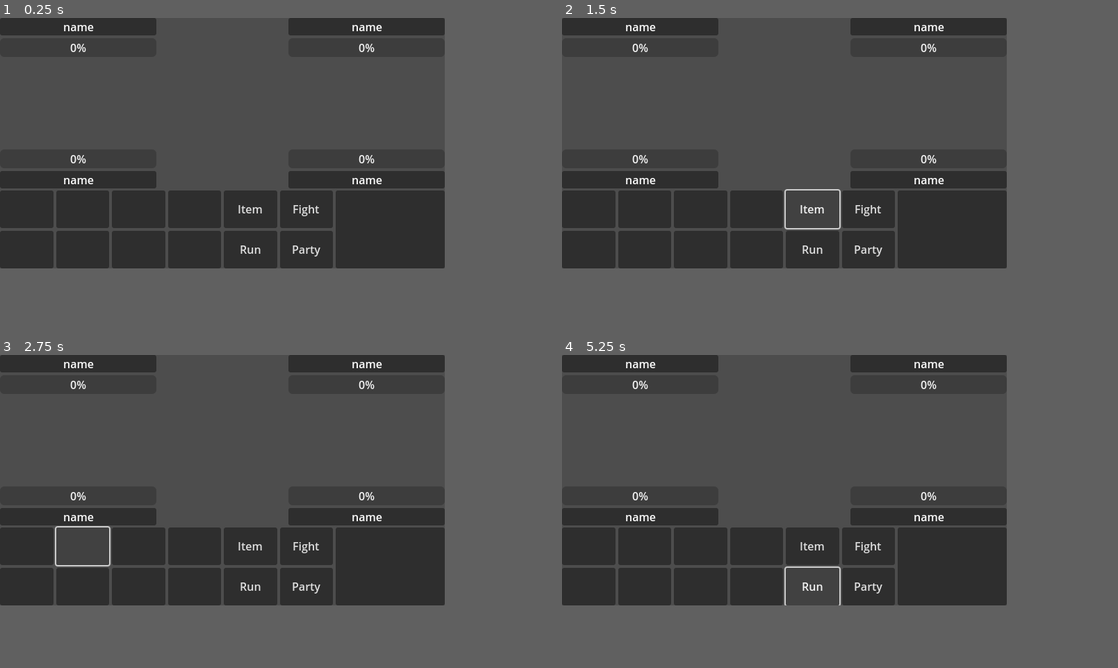
Above: before the commit, frames 1-4 (two rows, left to right).
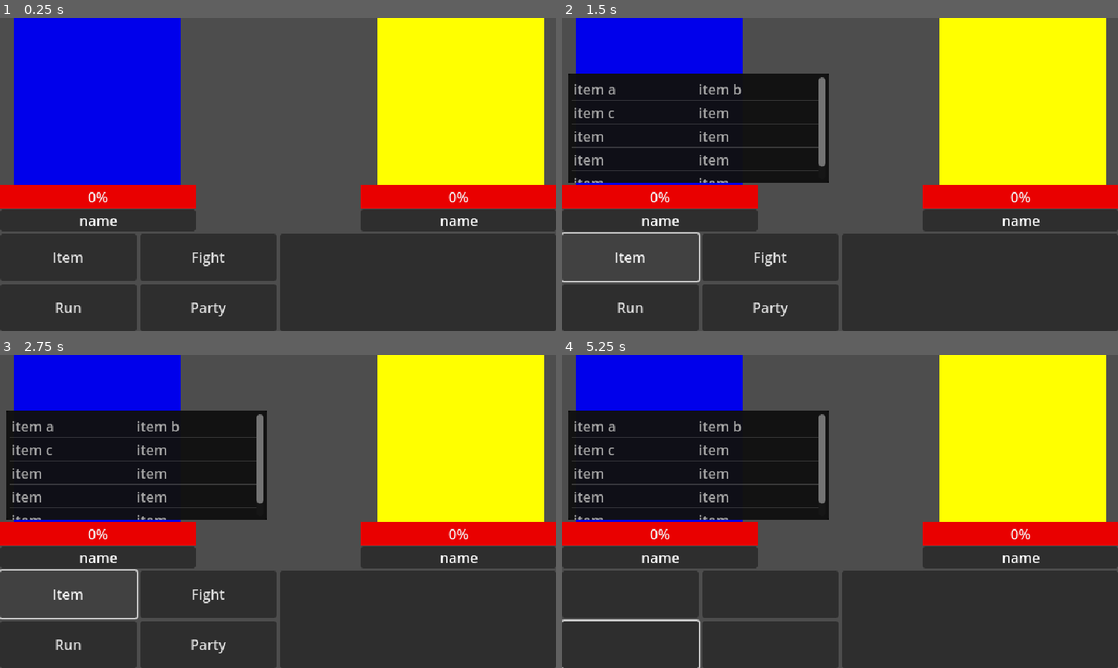
Above: after the commit, the same moments.

Repository: jevonsp/monstertamer_v0.1
Game: Godot game, scene res://scenes/battle_scene.tscn
The game is run twice, just before and just after one commit, with the same random seed, the same clock (stepped at 60 frames per second) and the same inputs. The project has no main scene, so this scene is started directly.
Inputs (mouse positions are in pixels of both pictures, inside the frame that each line leads up to):
- Up to frame 1 (0.25 s): no input
- Up to frame 2 (1.5 s): click (589, 208) at 0.52 s; click "Item" at 1.25 s
- Up to frame 3 (2.75 s): click (83, 545) at 2.02 s
- Up to frame 4 (5.25 s): click "Fight" at 2.75 s; click (589, 586) at 3.52 s; click (645, 586) at 4.27 s; click (812, 586) at 5 s, where only the run before the commit has a clickable "Run"
In our replay, the window is 640x360 before the commit and 800x450 after it. These sizes can differ from the game's own. Grey fills any space a smaller window leaves; there, only what the larger window draws over its background counts as a difference.

The runs differ from the first frame. In frame 1, 47% of the frame differs, in the area x 0-100%, y 0-100%; in frame 2, 51%; in frame 3, 52%; in frame 4, 52%.

Commit message:
basic battle scene

Diff:
--- a/project.godot
+++ b/project.godot
@@ -18,37 +18,46 @@
 
 window/size/viewport_width=640
 window/size/viewport_height=360
+window/size/window_width_override=1280
+window/size/window_height_override=720
+window/stretch/mode="viewport"
 
 [input]
 
 up={
 "deadzone": 0.2,
 "events": [Object(InputEventKey,"resource_local_to_scene":false,"resource_name":"","device":-1,"window_id":0,"alt_press …(192 unchanged characters)…
+, Object(InputEventJoypadButton,"resource_local_to_scene":false,"resource_name":"","device":-1,"button_index":11,"pressure":0.0,"pressed":true,"script":null)
 ]
 }
 down={
 "deadzone": 0.2,
 "events": [Object(InputEventKey,"resource_local_to_scene":false,"resource_name":"","device":-1,"window_id":0,"alt_press …(192 unchanged characters)…
+, Object(InputEventJoypadButton,"resource_local_to_scene":false,"resource_name":"","device":-1,"button_index":12,"pressure":0.0,"pressed":true,"script":null)
 ]
 }
 left={
 "deadzone": 0.2,
 "events": [Object(InputEventKey,"resource_local_to_scene":false,"resource_name":"","device":-1,"window_id":0,"alt_press …(191 unchanged characters)…
+, Object(InputEventJoypadButton,"resource_local_to_scene":false,"resource_name":"","device":-1,"button_index":13,"pressure":0.0,"pressed":true,"script":null)
 ]
 }
 right={
 "deadzone": 0.2,
 "events": [Object(InputEventKey,"resource_local_to_scene":false,"resource_name":"","device":-1,"window_id":0,"alt_press …(192 unchanged characters)…
+, Object(InputEventJoypadButton,"resource_local_to_scene":false,"resource_name":"","device":-1,"button_index":14,"pressure":0.0,"pressed":true,"script":null)
 ]
 }
 yes={
 "deadzone": 0.2,
 "events": [Object(InputEventKey,"resource_local_to_scene":false,"resource_name":"","device":-1,"window_id":0,"alt_press …(191 unchanged characters)…
+, Object(InputEventJoypadButton,"resource_local_to_scene":false,"resource_name":"","device":-1,"button_index":0,"pressure":0.0,"pressed":true,"script":null)
 ]
 }
 no={
 "deadzone": 0.2,
 "events": [Object(InputEventKey,"resource_local_to_scene":false,"resource_name":"","device":-1,"window_id":0,"alt_press …(195 unchanged characters)…
+, Object(InputEventJoypadButton,"resource_local_to_scene":false,"resource_name":"","device":-1,"button_index":1,"pressure":0.0,"pressed":true,"script":null)
 ]
 }
 
--- a/scenes/battle_scene.gd
+++ b/scenes/battle_scene.gd
@@ -1 +1,52 @@
 extends Node2D
+
+# later use signal from encounter zone to flip these, clean them up at the end
+@export var is_trainer : bool = false
+@export var is_double : bool = false
+@export var camera : Camera2D
+
+var items_open : bool = false
+
+func _physics_process(delta: float) -> void:
+	if items_open and Input.is_action_just_pressed("no"):
+		%Items.visible = false
+
+func _ready() -> void:
+	setup_battle()
+
+func setup_battle():
+	show_ui()
+
+func end_battle():
+	is_trainer = false
+	is_double  = false
+
+func show_ui():
+	camera.enabled = true
+	self.visible = true
+	%Moves1.visible = false
+	%Moves2.visible = false
+	# if its a singble battle
+	if !is_double:
+		%TopNames.visible = false
+		%TopBars.visible = false
+		%DoubleBattle.visible = false
+		%SingleBattle.visible = true
+	# if its a double battle
+	if is_double:
+		%TopNames.visible = true
+		%TopBars.visible = true
+		%DoubleBattle.visible = true
+		%SingleBattle.visible = false
+
+func hide_ui():
+	self.visible = false
+	camera.enabled = false
+
+func _on_fight_pressed() -> void:
+	%Options.visible = false
+	%Moves1.visible = true
+
+func _on_item_pressed() -> void:
+	%Items.visible = true
+	items_open = true
--- a/scenes/battle_scene.tscn
+++ b/scenes/battle_scene.tscn
@@ -1,9 +1,19 @@
-[gd_scene load_steps=2 format=3 uid="uid://ndt4j3nllqqc"]
+[gd_scene load_steps=5 format=3 uid="uid://ndt4j3nllqqc"]
 
 [ext_resource type="Script" uid="uid://cc32que4wdhhd" path="res://scenes/battle_scene.gd" id="1_idkgt"]
 
-[node name="BattleScene" type="Node2D"]
+[sub_resource type="StyleBoxFlat" id="StyleBoxFlat_idkgt"]
+bg_color = Color(0.912271, 4.71681e-06, 6.73831e-07, 1)
+
+[sub_resource type="StyleBoxFlat" id="StyleBoxFlat_kinr6"]
+bg_color = Color(0.151483, 0.695413, 0, 1)
+
+[sub_resource type="StyleBoxFlat" id="StyleBoxFlat_rca61"]
+bg_color = Color(0, 0, 0, 0.917647)
+
+[node name="BattleScene" type="Node2D" node_paths=PackedStringArray("camera")]
 script = ExtResource("1_idkgt")
+camera = NodePath("Camera2D")
 
 [node name="UI" type="Control" parent="."]
 layout_mode = 3
@@ -11,20 +21,29 @@
 offset_right = 40.0
 offset_bottom = 40.0
 
-[node name="Field" type="VBoxContainer" parent="UI"]
-layout_mode = 2
+[node name="Field" type="Control" parent="UI"]
+layout_mode = 2
+anchors_preset = 0
 offset_left = -320.0
 offset_top = -180.0
 offset_right = 320.0
 offset_bottom = 56.0
 
-[node name="TopNames" type="HBoxContainer" parent="UI/Field"]
+[node name="TopNames" type="Control" parent="UI/Field"]
+unique_name_in_owner = true
+z_index = 2
 custom_minimum_size = Vector2(0, 20)
-layout_mode = 2
+layout_mode = 3
+anchors_preset = 0
+offset_top = 4.0
+offset_right = 640.0
+offset_bottom = 24.0
 
 [node name="Name1" type="Panel" parent="UI/Field/TopNames"]
 custom_minimum_size = Vector2(225, 25)
 layout_mode = 2
+offset_right = 225.0
+offset_bottom = 25.0
 size_flags_horizontal = 4
 
 [node name="Label" type="Label" parent="UI/Field/TopNames/Name1"]
@@ -44,11 +63,17 @@
 
 [node name="MarginContainer" type="MarginContainer" parent="UI/Field/TopNames"]
 layout_mode = 2
+offset_left = 229.0
+offset_right = 411.0
+offset_bottom = 25.0
 size_flags_horizontal = 3
 
 [node name="EnemyName1" type="Panel" parent="UI/Field/TopNames"]
 custom_minimum_size = Vector2(225, 25)
 layout_mode = 2
+offset_left = 415.0
+offset_right = 640.0
+offset_bottom = 25.0
 size_flags_horizontal = 4
 
 [node name="Label" type="Label" parent="UI/Field/TopNames/EnemyName1"]
@@ -66,84 +91,94 @@
 grow_vertical = 2
 text = "name"
 
-[node name="TopBars" type="HBoxContainer" parent="UI/Field"]
+[node name="TopBars" type="Control" parent="UI/Field"]
+unique_name_in_owner = true
+z_index = 2
 custom_minimum_size = Vector2(0, 20)
-layout_mode = 2
+layout_mode = 3
+anchors_preset = 0
+offset_top = 31.0
+offset_right = 640.0
+offset_bottom = 51.0
 
 [node name="Bar1" type="ProgressBar" parent="UI/Field/TopBars"]
 custom_minimum_size = Vector2(225, 25)
 layout_mode = 2
-size_flags_horizontal = 4
+offset_right = 225.0
+offset_bottom = 27.0
+size_flags_horizontal = 4
+theme_override_styles/background = SubResource("StyleBoxFlat_idkgt")
+theme_override_styles/fill = SubResource("StyleBoxFlat_kinr6")
+value = 100.0
 
 [node name="MarginContainer" type="MarginContainer" parent="UI/Field/TopBars"]
 layout_mode = 2
+offset_left = 229.0
+offset_right = 411.0
+offset_bottom = 27.0
 size_flags_horizontal = 3
 
 [node name="EnemyBar1" type="ProgressBar" parent="UI/Field/TopBars"]
 custom_minimum_size = Vector2(225, 25)
 layout_mode = 2
-size_flags_horizontal = 4
-
-[node name="Divider" type="HBoxContainer" parent="UI/Field"]
-custom_minimum_size = Vector2(0, 125)
-layout_mode = 2
-size_flags_vertical = 3
-
-[node name="Divider" type="Control" parent="UI/Field/Divider"]
-custom_minimum_size = Vector2(225, 0)
-layout_mode = 2
-
-[node name="Divider" type="Panel" parent="UI/Field/Divider/Divider"]
-visible = false
-layout_mode = 1
-anchors_preset = 15
-anchor_right = 1.0
-anchor_bottom = 1.0
-grow_horizontal = 2
-grow_vertical = 2
-
-[node name="Divider2" type="MarginContainer" parent="UI/Field/Divider"]
-layout_mode = 2
-size_flags_horizontal = 3
-
-[node name="Divider3" type="Control" parent="UI/Field/Divider"]
-custom_minimum_size = Vector2(225, 0)
-layout_mode = 2
-
-[node name="Divider" type="Panel" parent="UI/Field/Divider/Divider3"]
-visible = false
-layout_mode = 1
-anchors_preset = 15
-anchor_right = 1.0
-anchor_bottom = 1.0
-grow_horizontal = 2
-grow_vertical = 2
-
-[node name="BottomBars" type="HBoxContainer" parent="UI/Field"]
+offset_left = 415.0
+offset_right = 640.0
+offset_bottom = 27.0
+size_flags_horizontal = 4
+theme_override_styles/background = SubResource("StyleBoxFlat_idkgt")
+
+[node name="BottomBars" type="Control" parent="UI/Field"]
+unique_name_in_owner = true
+z_index = 1
 custom_minimum_size = Vector2(0, 20)
 layout_mode = 2
+anchors_preset = 0
+offset_top = 192.0
+offset_right = 640.0
+offset_bottom = 212.0
 
 [node name="Bar2" type="ProgressBar" parent="UI/Field/BottomBars"]
-custom_minimum_size = Vector2(225, 25)
-layout_mode = 2
-size_flags_horizontal = 4
+z_index = 1
+custom_minimum_size = Vector2(225, 25)
+layout_mode = 2
+offset_right = 225.0
+offset_bottom = 27.0
+size_flags_horizontal = 4
+theme_override_styles/background = SubResource("StyleBoxFlat_idkgt")
 
 [node name="MarginContainer" type="MarginContainer" parent="UI/Field/BottomBars"]
-layout_mode = 2
+z_index = 1
+layout_mode = 2
+offset_left = 229.0
+offset_right = 411.0
+offset_bottom = 27.0
 size_flags_horizontal = 3
 
 [node name="EnemyBar2" type="ProgressBar" parent="UI/Field/BottomBars"]
-custom_minimum_size = Vector2(225, 25)
-layout_mode = 2
-size_flags_horizontal = 4
-
-[node name="BottomNames" type="HBoxContainer" parent="UI/Field"]
+z_index = 1
+custom_minimum_size = Vector2(225, 25)
+layout_mode = 2
+offset_left = 415.0
+offset_right = 640.0
+offset_bottom = 27.0
+size_flags_horizontal = 4
+theme_override_styles/background = SubResource("StyleBoxFlat_idkgt")
+
+[node name="BottomNames" type="Control" parent="UI/Field"]
+unique_name_in_owner = true
+z_index = 1
 custom_minimum_size = Vector2(0, 20)
 layout_mode = 2
+anchors_preset = 0
+offset_top = 220.0
+offset_right = 640.0
+offset_bottom = 240.0
 
 [node name="Name2" type="Panel" parent="UI/Field/BottomNames"]
 custom_minimum_size = Vector2(225, 25)
 layout_mode = 2
+offset_right = 225.0
+offset_bottom = 25.0
 size_flags_horizontal = 4
 
 [node name="Label" type="Label" parent="UI/Field/BottomNames/Name2"]
@@ -163,11 +198,17 @@
 
 [node name="MarginContainer" type="MarginContainer" parent="UI/Field/BottomNames"]
 layout_mode = 2
+offset_left = 229.0
+offset_right = 411.0
+offset_bottom = 25.0
 size_flags_horizontal = 3
 
 [node name="EnemyName2" type="Panel" parent="UI/Field/BottomNames"]
 custom_minimum_size = Vector2(225, 25)
 layout_mode = 2
+offset_left = 415.0
+offset_right = 640.0
+offset_bottom = 25.0
 size_flags_horizontal = 4
 
 [node name="Label" type="Label" parent="UI/Field/BottomNames/EnemyName2"]
@@ -185,101 +226,225 @@
 grow_vertical = 2
 text = "name"
 
-[node name="HBoxContainer" type="HBoxContainer" parent="UI"]
+[node name="SingleBattle" type="Control" parent="UI/Field"]
+unique_name_in_owner = true
+layout_mode = 3
+anchors_preset = 0
+offset_left = 320.0
+offset_top = 180.0
+offset_right = 360.0
+offset_bottom = 220.0
+
+[node name="Player" type="ColorRect" parent="UI/Field/SingleBattle"]
+z_index = 2
+custom_minimum_size = Vector2(192, 192)
+layout_mode = 0
+offset_left = -304.0
+offset_top = -180.0
+offset_right = -112.0
+offset_bottom = 12.0
+color = Color(5.19812e-06, 0, 0.921522, 1)
+
+[node name="Enemy" type="ColorRect" parent="UI/Field/SingleBattle"]
+z_index = 2
+custom_minimum_size = Vector2(192, 192)
+layout_mode = 0
+offset_left = 114.0
+offset_top = -180.0
+offset_right = 306.0
+offset_bottom = 12.0
+color = Color(1, 1, 0, 1)
+
+[node name="DoubleBattle" type="Control" parent="UI/Field"]
+unique_name_in_owner = true
+visible = false
+anchors_preset = 0
+offset_right = 40.0
+offset_bottom = 40.0
+
+[node name="DoubleBattlePlayer" type="Control" parent="UI/Field/DoubleBattle"]
+anchors_preset = 0
+offset_right = 40.0
+offset_bottom = 40.0
+
+[node name="Monster1" type="ColorRect" parent="UI/Field/DoubleBattle/DoubleBattlePlayer"]
+z_index = -1
+custom_minimum_size = Vector2(128, 128)
+layout_mode = 0
+offset_left = 1.0
+offset_top = 43.0
+offset_right = 129.0
+offset_bottom = 171.0
+color = Color(0.111197, 0.111197, 0.111197, 1)
+
+[node name="Monster2" type="ColorRect" parent="UI/Field/DoubleBattle/DoubleBattlePlayer"]
+z_index = -1
+custom_minimum_size = Vector2(128, 128)
+layout_mode = 0
+offset_left = 96.0
+offset_top = 74.0
+offset_right = 224.0
+offset_bottom = 202.0
+
+[node name="DoubleBattleEnemy" type="Control" parent="UI/Field/DoubleBattle"]
+anchors_preset = 0
+offset_right = 40.0
+offset_bottom = 40.0
+
+[node name="Monster1" type="ColorRect" parent="UI/Field/DoubleBattle/DoubleBattleEnemy"]
+z_index = -1
+custom_minimum_size = Vector2(128, 128)
+layout_mode = 0
+offset_left = 416.0
+offset_top = 41.0
+offset_right = 544.0
+offset_bottom = 169.0
+color = Color(0.111197, 0.111197, 0.111197, 1)
+
+[node name="Monster2" type="ColorRect" parent="UI/Field/DoubleBattle/DoubleBattleEnemy"]
+z_index = -1
+custom_minimum_size = Vector2(128, 128)
+layout_mode = 0
+offset_left = 511.0
+offset_top = 72.0
+offset_right = 639.0
+offset_bottom = 200.0
+
+[node name="ButtonsHbox" type="HBoxContainer" parent="UI"]
 layout_mode = 2
 offset_left = -320.0
 offset_top = 68.0
 offset_right = 320.0
 offset_bottom = 180.0
 
-[node name="Moves1" type="GridContainer" parent="UI/HBoxContainer"]
+[node name="Options" type="GridContainer" parent="UI/ButtonsHbox"]
 unique_name_in_owner = true
 layout_mode = 2
 size_flags_horizontal = 3
 columns = 2
 
-[node name="Move1" type="Button" parent="UI/HBoxContainer/Moves1"]
-layout_mode = 2
-size_flags_horizontal = 3
-size_flags_vertical = 3
-
-[node name="Move2" type="Button" parent="UI/HBoxContainer/Moves1"]
-layout_mode = 2
-size_flags_horizontal = 3
-size_flags_vertical = 3
-
-[node name="Move3" type="Button" parent="UI/HBoxContainer/Moves1"]
-layout_mode = 2
-size_flags_horizontal = 3
-size_flags_vertical = 3
-
-[node name="Move4" type="Button" parent="UI/HBoxContainer/Moves1"]
-layout_mode = 2
-size_flags_horizontal = 3
-size_flags_vertical = 3
-
-[node name="Moves2" type="GridContainer" parent="UI/HBoxContainer"]
-unique_name_in_owner = true
-layout_mode = 2
-size_flags_horizontal = 3
-columns = 2
-
-[node name="Move1" type="Button" parent="UI/HBoxContainer/Moves2"]
-layout_mode = 2
-size_flags_horizontal = 3
-size_flags_vertical = 3
-
-[node name="Move2" type="Button" parent="UI/HBoxContainer/Moves2"]
-layout_mode = 2
-size_flags_horizontal = 3
-size_flags_vertical = 3
-
-[node name="Move3" type="Button" parent="UI/HBoxContainer/Moves2"]
-layout_mode = 2
-size_flags_horizontal = 3
-size_flags_vertical = 3
-
-[node name="Move4" type="Button" parent="UI/HBoxContainer/Moves2"]
-layout_mode = 2
-size_flags_horizontal = 3
-size_flags_vertical = 3
-
-[node name="Options" type="GridContainer" parent="UI/HBoxContainer"]
-unique_name_in_owner = true
-layout_mode = 2
-size_flags_horizontal = 3
-columns = 2
-
-[node name="Item" type="Button" parent="UI/HBoxContainer/Options"]
+[node name="Item" type="Button" parent="UI/ButtonsHbox/Options"]
 layout_mode = 2
 size_flags_horizontal = 3
 size_flags_vertical = 3
 text = "Item
 "
 
-[node name="Fight" type="Button" parent="UI/HBoxContainer/Options"]
+[node name="Fight" type="Button" parent="UI/ButtonsHbox/Options"]
 layout_mode = 2
 size_flags_horizontal = 3
 size_flags_vertical = 3
 text = "Fight
 "
 
-[node name="Run" type="Button" parent="UI/HBoxContainer/Options"]
+[node name="Run" type="Button" parent="UI/ButtonsHbox/Options"]
 layout_mode = 2
 size_flags_horizontal = 3
 size_flags_vertical = 3
 text = "Run
 "
 
-[node name="Party" type="Button" parent="UI/HBoxContainer/Options"]
+[node name="Party" type="Button" parent="UI/ButtonsHbox/Options"]
 layout_mode = 2
 size_flags_horizontal = 3
 size_flags_vertical = 3
 text = "Party
 "
 
-[node name="Dialogue" type="Panel" parent="UI/HBoxContainer"]
-layout_mode = 2
-size_flags_horizontal = 3
+[node name="Moves1" type="GridContainer" parent="UI/ButtonsHbox"]
+unique_name_in_owner = true
+layout_mode = 2
+size_flags_horizontal = 3
+columns = 2
+
+[node name="Move1" type="Button" parent="UI/ButtonsHbox/Moves1"]
+layout_mode = 2
+size_flags_horizontal = 3
+size_flags_vertical = 3
+
+[node name="Move2" type="Button" parent="UI/ButtonsHbox/Moves1"]
+layout_mode = 2
+size_flags_horizontal = 3
+size_flags_vertical = 3
+
+[node name="Move3" type="Button" parent="UI/ButtonsHbox/Moves1"]
+layout_mode = 2
+size_flags_horizontal = 3
+size_flags_vertical = 3
+
+[node name="Move4" type="Button" parent="UI/ButtonsHbox/Moves1"]
+layout_mode = 2
+size_flags_horizontal = 3
+size_flags_vertical = 3
+
+[node name="Moves2" type="GridContainer" parent="UI/ButtonsHbox"]
+unique_name_in_owner = true
+layout_mode = 2
+size_flags_horizontal = 3
+columns = 2
+
+[node name="Move1" type="Button" parent="UI/ButtonsHbox/Moves2"]
+layout_mode = 2
+size_flags_horizontal = 3
+size_flags_vertical = 3
+
+[node name="Move2" type="Button" parent="UI/ButtonsHbox/Moves2"]
+layout_mode = 2
+size_flags_horizontal = 3
+size_flags_vertical = 3
+
+[node name="Move3" type="Button" parent="UI/ButtonsHbox/Moves2"]
+layout_mode = 2
+size_flags_horizontal = 3
+size_flags_vertical = 3
+
+[node name="Move4" type="Button" parent="UI/ButtonsHbox/Moves2"]
+layout_mode = 2
+size_flags_horizontal = 3
+size_flags_vertical = 3
+
+[node name="Dialogue" type="Panel" parent="UI/ButtonsHbox"]
+layout_mode = 2
+size_flags_horizontal = 3
+
+[node name="Items" type="Panel" parent="UI"]
+unique_name_in_owner = true
+visible = false
+z_index = 2
+custom_minimum_size = Vector2(300, 125)
+layout_mode = 0
+offset_left = -313.0
+offset_top = -116.0
+offset_right = -13.0
+offset_bottom = -76.0
+theme_override_styles/panel = SubResource("StyleBoxFlat_rca61")
+
+[node name="ItemList" type="ItemList" parent="UI/Items"]
+z_index = 2
+custom_minimum_size = Vector2(300, 0)
+layout_mode = 1
+anchors_preset = 15
+anchor_right = 1.0
+anchor_bottom = 1.0
+grow_horizontal = 2
+grow_vertical = 2
+allow_search = false
+item_count = 10
+max_columns = 2
+fixed_column_width = 140
+item_0/text = "item a"
+item_1/text = "item b"
+item_2/text = "item c"
+item_3/text = "item "
+item_4/text = "item "
+item_5/text = "item "
+item_6/text = "item "
+item_7/text = "item "
+item_8/text = "item "
+item_9/text = "item "
 
 [node name="Camera2D" type="Camera2D" parent="."]
+unique_name_in_owner = true
+
+[connection signal="pressed" from="UI/ButtonsHbox/Options/Item" to="." method="_on_item_pressed"]
+[connection signal="pressed" from="UI/ButtonsHbox/Options/Fight" to="." method="_on_fight_pressed"]
